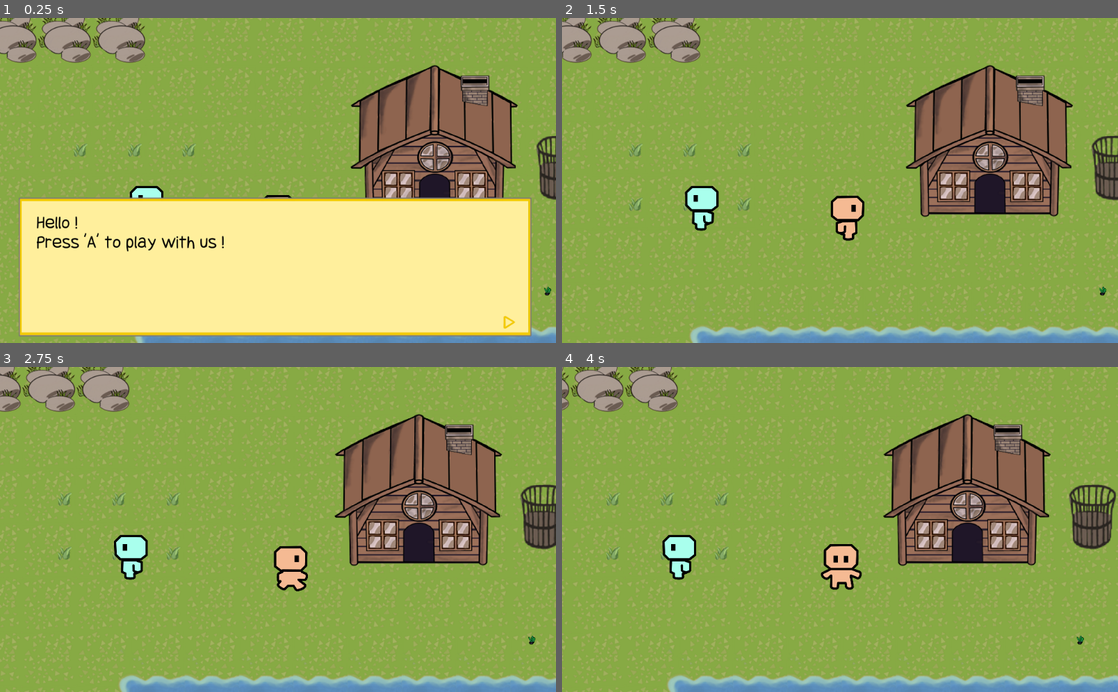
Above: before the commit, frames 1-4 (two rows, left to right).
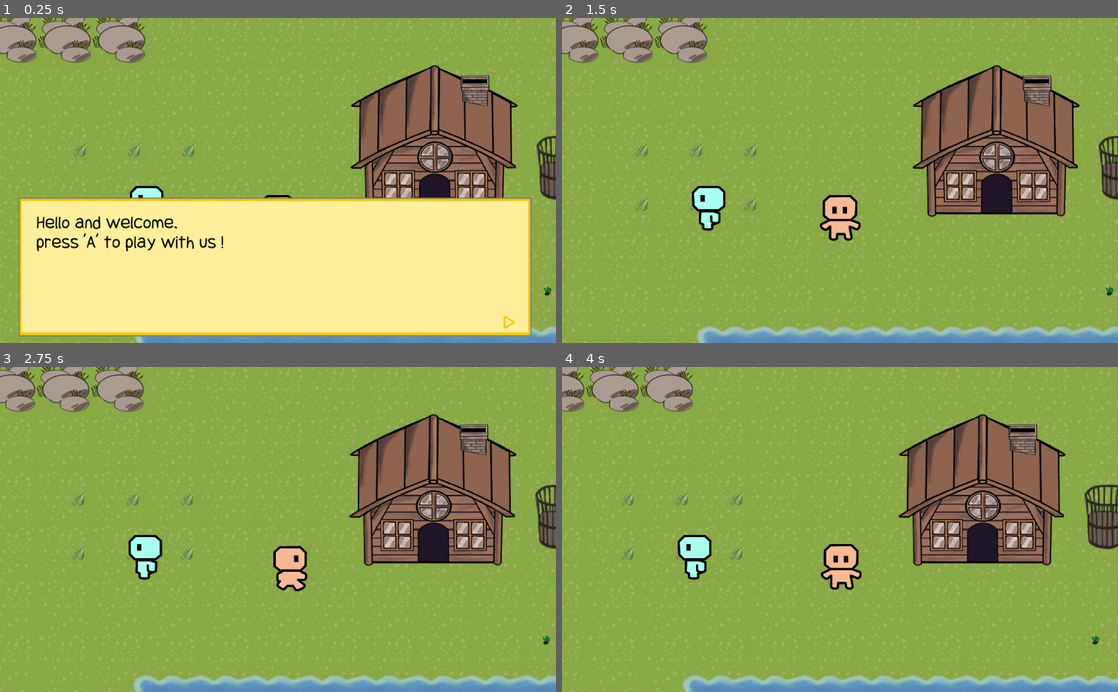
Above: after the commit, the same moments.

Repository: pisgah-fogel/SmallWorld2D
Game: Godot game, scene res://SceneTest.tscn
The game is run twice, just before and just after one commit, with the same random seed, the same clock (stepped at 60 frames per second) and the same inputs.
Inputs (mouse positions are in pixels of both pictures, inside the frame that each line leads up to):
- Up to frame 1 (0.25 s): no input
- Up to frame 2 (1.5 s): tap A at 0.5 s; move the mouse to (962, 164) at 0.52 s; hold Right (ui_right) 0.53-1.25 s; hold Space (ui_action) 0.53-1.25 s; click (962, 164) at 0.67 s; tap Enter (ui_accept) at 0.77 s; drag from (728, 196) to (1106, 294) at 1.27 s
- Up to frame 3 (2.75 s): move the mouse to (333, 458) at 2.02 s; hold Right (ui_right) from 2.03 s (still down); hold Space (ui_action) from 2.03 s (still down)
- Up to frame 4 (4 s): release Right (ui_right) at 2.75 s; release Space (ui_action) at 2.75 s; drag from (812, 594) to (979, 565) at 2.77 s; move the mouse to (1006, 578) at 3.52 s; hold Left (ui_left) from 3.53 s (still down); hold Space (ui_action) from 3.53 s (still down); tap Enter (ui_accept) at 3.77 s

The runs differ from the first frame. In frame 1, 0.8% of the frame differs, in the area x 6-41%, y 60-72%; in frame 2, 14%; in frame 3, 17%; in frame 4, 17%, in the area x 0-100%, y 0-100%.

Commit message:
WIP startup dialog

Diff:
--- a/Dialogs.gd
+++ b/Dialogs.gd
@@ -1,19 +1,66 @@
 extends CanvasLayer
 
 onready var mControl = $Control
+onready var mText = $Control/Text
+
+var is_reading = false
+var current = null
+var current_index = 0
+
+var mScript = [
+	{
+		"startup": true,
+		"msg": [
+			{
+				"text":"Hello and welcome,\npress 'A' to play with us !"
+			},
+			{
+				"text":"Good job !\nHave Fun now !"
+			}
+		]
+	}
+]
 
 func update_placing():
 	offset.y = mControl.get_viewport_rect().size.y-600
 	offset.x = mControl.get_viewport_rect().size.x/2-500
 
+func stop_reading():
+	is_reading = false
+	current = null
+	current_index = 0
+	mControl.visible = false
+
+func update_text():
+	if current and is_reading:
+		mText.text = current[current_index]["text"]
+
+
+func next_text():
+	if current and is_reading:
+		current_index += 1
+		if current_index < current.size():
+			update_text()
+		else:
+			stop_reading()
+
 func _ready():
 	get_tree().get_root().connect("size_changed", self, "_size_changed")
 	update_placing()
+	for item in mScript:
+		if item["startup"]:
+			print("Found a startup message")
+			is_reading = true
+			current = item["msg"]
+			current_index = 0
+	update_text()
 
 func _size_changed():
 	update_placing()
 
 func _input(event):
-	if event.is_action_pressed("ui_action"):
-		queue_free()
+	if not is_reading:
+		return
+	elif event.is_action_pressed("ui_action"):
+		next_text()
 	get_tree().set_input_as_handled()
--- a/SceneTest.tscn
+++ b/SceneTest.tscn
@@ -339,8 +339,6 @@
 margin_bottom = 450.152
 custom_fonts/normal_font = ExtResource( 14 )
 custom_colors/default_color = Color( 0, 0, 0, 1 )
-text = "Hello !
-Press 'A' to play with us !"
 fit_content_height = true
 scroll_active = false
 __meta__ = {
